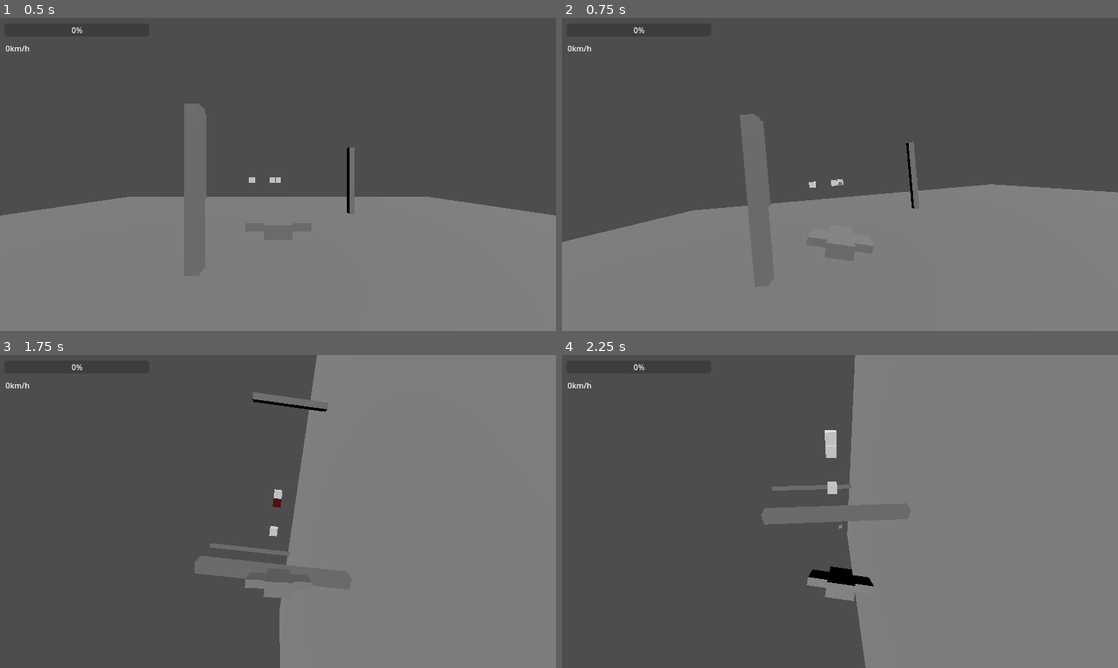
Above: before the commit, frames 1-4 (two rows, left to right).
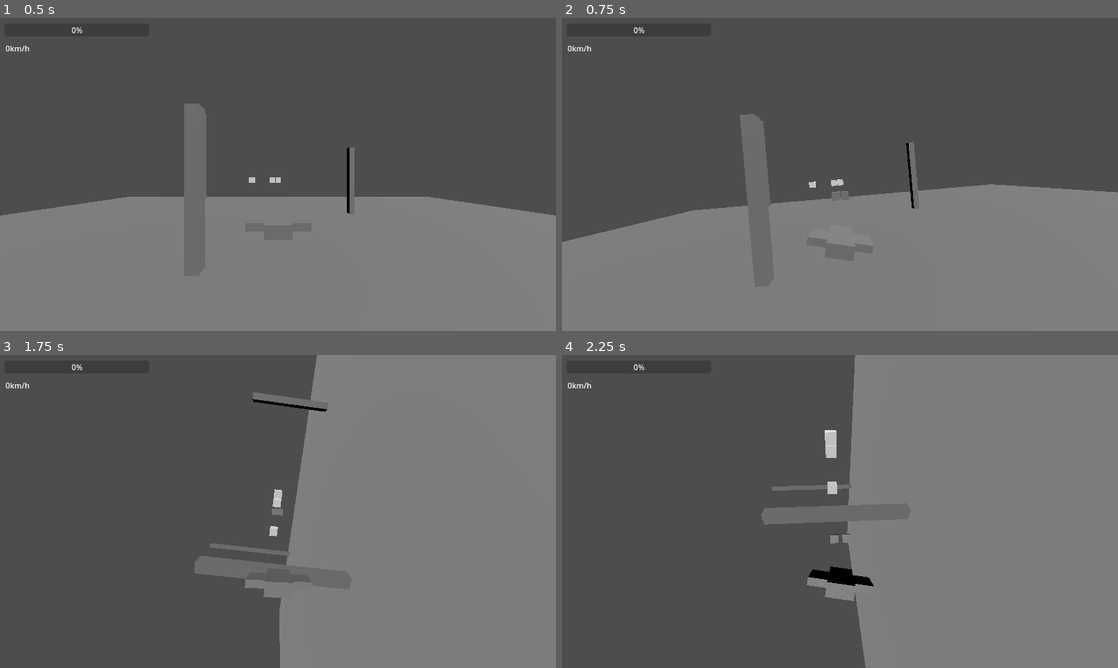
Above: after the commit, the same moments.

Repository: DnumdeYevoc/Plane-Game
Game: Godot game, scene res://Scenes/game.tscn
Same seed, same stepped clock (60 frames per second), same inputs: the game is played once before the commit and once after it. Before the commit the project starts from res://game.tscn.
Inputs (mouse positions are in pixels of both pictures, inside the frame that each line leads up to):
- Up to frame 1 (0.5 s): no input
- Up to frame 2 (0.75 s): move the mouse to (962, 158) at 0.52 s; hold E (roll_right) from 0.53 s (still down); hold Space (turbo) from 0.53 s (still down); click (962, 158) at 0.6 s
- Up to frame 3 (1.75 s): move the mouse to (166, 527) at 1.27 s; release E (roll_right) at 1.28 s; release Space (turbo) at 1.28 s; hold W (pitch_down) from 1.28 s (still down); tap Space (turbo) at 1.35 s; click (166, 527) at 1.55 s
- Up to frame 4 (2.25 s): move the mouse to (895, 442) at 2.02 s; release W (pitch_down) at 2.03 s; hold E (roll_right) from 2.03 s (still down); hold Space (turbo) from 2.03 s (still down); click (895, 442) at 2.1 s

Frame 1 is identical in both runs. In frame 2, less than 0.1% of the frame differs, in the area x 48-52%, y 52-58%; in frame 3, less than 0.1%, in the area x 48-51%, y 45-52%; in frame 4, less than 0.1%.

Commit message:
added multiple barrels and organized

Diff:
--- a/finalproject/bullet.tres
+++ b/finalproject/Resources/bullet_template.tres
@@ -1,12 +1,12 @@
 [gd_resource type="Resource" load_steps=3 format=3 uid="uid://cyiy4vmnkqjxw"]
 
-[ext_resource type="Script" uid="uid://celgfdf3x0i2h" path="res://bullet_template.gd" id="1_v74cf"]
+[ext_resource type="Script" uid="uid://celgfdf3x0i2h" path="res://Scripts/bullet_template.gd" id="1_v74cf"]
 
 [sub_resource type="BoxMesh" id="BoxMesh_l0ul8"]
 
 [resource]
 script = ExtResource("1_v74cf")
-speed = 300
+speed = 100
 mesh = SubResource("BoxMesh_l0ul8")
 damage = 10
 explode = false
--- /dev/null
+++ b/finalproject/Resources/plane_template.tres
@@ -0,0 +1,26 @@
+[gd_resource type="Resource" load_steps=3 format=3 uid="uid://bkkxvevnoj7ks"]
+
+[ext_resource type="Resource" uid="uid://cyiy4vmnkqjxw" path="res://Resources/bullet_template.tres" id="1_gpx0c"]
+[ext_resource type="Script" uid="uid://03ic7s02j0yp" path="res://Scripts/plane_template.gd" id="2_6bysm"]
+
+[resource]
+script = ExtResource("2_6bysm")
+max_speed = 80.0
+acceleration = 0.6
+deceleration = 0.3
+pitch_speed = 1.0
+yaw_speed = 2.0
+roll_speed = 2.0
+sharp_steering = 8.0
+three_input_steering = true
+fov = 90.0
+turbo = true
+turbo_strength = 1.5
+turbo_max = 3.0
+turbo_reload_speed = 1.0
+pivotable_gun = false
+shot_range = 200
+aim_assist_radius = 3
+barrel_amount = 2
+barrel_spread = 1.5
+bullet_type = ExtResource("1_gpx0c")
--- /dev/null
+++ b/finalproject/Scenes/bullet.tscn
@@ -0,0 +1,11 @@
+[gd_scene load_steps=4 format=3 uid="uid://bt1r0eadydri3"]
+
+[ext_resource type="Script" uid="uid://bqgv6pm7pnmb3" path="res://Scripts/bullet.gd" id="1_oduel"]
+[ext_resource type="Resource" uid="uid://cyiy4vmnkqjxw" path="res://Resources/bullet_template.tres" id="2_ycag2"]
+
+[sub_resource type="BoxMesh" id="BoxMesh_rtl8c"]
+
+[node name="Bullet" type="MeshInstance3D"]
+mesh = SubResource("BoxMesh_rtl8c")
+script = ExtResource("1_oduel")
+resource = ExtResource("2_ycag2")
--- a/finalproject/game.tscn
+++ b/finalproject/Scenes/game.tscn
@@ -1,7 +1,7 @@
 [gd_scene load_steps=5 format=3 uid="uid://dxk644sdwqkir"]
 
-[ext_resource type="PackedScene" uid="uid://b6713dtnbcff" path="res://plane.tscn" id="1_80nbo"]
-[ext_resource type="PackedScene" uid="uid://djt0rltwg8ngs" path="res://other_player.tscn" id="2_e2o6t"]
+[ext_resource type="PackedScene" uid="uid://b6713dtnbcff" path="res://Scenes/plane.tscn" id="1_qxrlw"]
+[ext_resource type="PackedScene" uid="uid://djt0rltwg8ngs" path="res://Scenes/other_player.tscn" id="2_wrm1d"]
 
 [sub_resource type="PlaneMesh" id="PlaneMesh_e2o6t"]
 size = Vector2(50, 50)
@@ -44,14 +44,14 @@
 [node name="DirectionalLight3D" type="DirectionalLight3D" parent="Test Environment"]
 transform = Transform3D(0.146447, -0.853553, 0.5, 0.5, 0.5, 0.707107, -0.853553, 0.146447, 0.5, 0, 16.6403, 0)
 
-[node name="PlaneV4" parent="." instance=ExtResource("1_80nbo")]
+[node name="PlaneV4" parent="." instance=ExtResource("1_qxrlw")]
 transform = Transform3D(1, 0, 0, 0, 1, 0, 0, 0, 1, 0, 20, 0)
 
-[node name="OtherPlayer" parent="." instance=ExtResource("2_e2o6t")]
+[node name="OtherPlayer" parent="." instance=ExtResource("2_wrm1d")]
 transform = Transform3D(2, 0, 0, 0, 2, 0, 0, 0, 2, 0, 19.9806, -60.1549)
 
-[node name="OtherPlayer2" parent="." instance=ExtResource("2_e2o6t")]
+[node name="OtherPlayer2" parent="." instance=ExtResource("2_wrm1d")]
 transform = Transform3D(2, 0, 0, 0, 2, 0, 0, 0, 2, -2.2035, 19.9806, -60.1549)
 
-[node name="OtherPlayer3" parent="." instance=ExtResource("2_e2o6t")]
+[node name="OtherPlayer3" parent="." instance=ExtResource("2_wrm1d")]
 transform = Transform3D(2, 0, 0, 0, 2, 0, 0, 0, 2, -9.90426, 19.9806, -60.1549)
--- a/finalproject/other_player.tscn
+++ b/finalproject/Scenes/other_player.tscn
@@ -1,6 +1,6 @@
 [gd_scene load_steps=4 format=3 uid="uid://djt0rltwg8ngs"]
 
-[ext_resource type="Script" uid="uid://wld0nh20bnq3" path="res://other_player.gd" id="1_udq41"]
+[ext_resource type="Script" uid="uid://wld0nh20bnq3" path="res://Scripts/other_player.gd" id="1_udq41"]
 
 [sub_resource type="BoxShape3D" id="BoxShape3D_fsqd6"]
 
--- a/finalproject/plane.tscn
+++ b/finalproject/Scenes/plane.tscn
@@ -1,8 +1,8 @@
 [gd_scene load_steps=8 format=3 uid="uid://b6713dtnbcff"]
 
-[ext_resource type="Script" uid="uid://ce5d0x4sl3t4g" path="res://plane_controller.gd" id="1_f3srd"]
-[ext_resource type="Script" uid="uid://6dqxvuqamtge" path="res://3rd_person_cam.gd" id="2_dpar4"]
-[ext_resource type="Resource" uid="uid://cyiy4vmnkqjxw" path="res://bullet.tres" id="2_nqs3l"]
+[ext_resource type="Script" uid="uid://ce5d0x4sl3t4g" path="res://Scripts/plane_controller.gd" id="1_f3srd"]
+[ext_resource type="Resource" uid="uid://bkkxvevnoj7ks" path="res://Resources/plane_template.tres" id="2_7e1cs"]
+[ext_resource type="Script" uid="uid://6dqxvuqamtge" path="res://Scripts/3rd_person_cam.gd" id="2_dpar4"]
 
 [sub_resource type="BoxMesh" id="BoxMesh_5t0eu"]
 size = Vector3(1, 0.5, 2)
@@ -17,10 +17,7 @@
 
 [node name="Plane" type="CharacterBody3D"]
 script = ExtResource("1_f3srd")
-shot_range = 200
-aim_assist_radius = 5
-pivotable_gun = false
-bullet_type = ExtResource("2_nqs3l")
+plane_type = ExtResource("2_7e1cs")
 
 [node name="Model" type="MeshInstance3D" parent="."]
 transform = Transform3D(-1, 0, -8.74228e-08, 0, 1, 0, 8.74228e-08, 0, -1, 0, 0, 0.095099)
@@ -35,7 +32,7 @@
 shape = SubResource("BoxShape3D_uw3ql")
 
 [node name="AimCast" type="ShapeCast3D" parent="."]
-transform = Transform3D(1, 0, 0, 0, 1, 0, 0, 0, 1, 0, 0, -5)
+transform = Transform3D(1, 0, 0, 0, 1, 0, 0, 0, 1, 0, 0, -7)
 shape = SubResource("SphereShape3D_dpar4")
 target_position = Vector3(0, 0, 0)
 
--- a/finalproject/3rd_person_cam.gd
+++ b/finalproject/Scripts/3rd_person_cam.gd
@@ -4,6 +4,5 @@
 @export var movement_sharpness := 6
 
 func _process(delta: float) -> void:
-
 	global_position = lerp(global_position, target.global_position, movement_sharpness*delta)
 	transform.basis = lerp(transform.basis, target.transform.basis, movement_sharpness *delta)
--- a/finalproject/bullet.gd
+++ b/finalproject/Scripts/bullet.gd
@@ -1,33 +1,32 @@
 extends MeshInstance3D
 var vel : Vector3
+
+@export var resource : Resource
 
 var speed : int
 var target_pos := Vector3.ZERO
 var end_pos:= Vector3.ZERO
+
 var explode : bool
 var damage : int
 var homing : bool
-@export var resource : Resource
-
-
 
 var dir : Vector3
 var h_cooldown : int
 var target : Node3D
 func _ready() -> void:
-	speed = resource.speed
+	speed += resource.speed
 	mesh = resource.mesh
 	damage = resource.damage
 	explode = resource.explode
 	homing = resource.homing
 
-func hit(tar):
+func shoot(tar):
 	target = tar
 	target_pos = tar.position
 
-
 func _process(delta: float) -> void:
-
+	#homing
 	if homing and target != null:
 		dir = position.direction_to(target.global_position)
 	elif target == null:
@@ -36,22 +35,22 @@
 		#FIX NON HOMING ??
 		dir = position.direction_to(target_pos)
 
-
 	vel = dir *speed *delta
 
 	if target != null:
+		#change this to timer and not distance
 		if (global_position+vel).distance_to(target.global_position)<2:
-
 			target.hit(damage)
 			end()
 
+	#change this to timer and not distance for htiscan
 	if (global_position+vel).distance_to(end_pos)<speed/6:
 		end()
 
 	position += vel
 
 func end():
-	#add explsoion animation
+	#add explsoion animation/ particles
 	if explode:
 		#await
 		pass
--- a/finalproject/plane_controller.gd
+++ b/finalproject/Scripts/plane_controller.gd
@@ -1,114 +1,149 @@
 extends CharacterBody3D
 
-@export var max_speed := 80.0
-@export var acceleration := 0.6
-@export var deceleration := 0.3
+@export var plane_type : Resource
+#customizable variables by type
+#handling
+var max_speed : float
+var acceleration : float
+var deceleration : float
 
-@export var pitch_speed := 1.0
-@export var yaw_speed := 2.0
-@export var roll_speed := 2.0
+var pitch_speed : float
+var yaw_speed : float
+var roll_speed : float
 
-@export var sharp_steering := 8
-@export var three_input_steering := true
-@export var fov := 90.0
+var sharp_steering : float
+var three_input_steering := true
 
-@export var turbo:= true
+var fov : float
 
-@export var turbo_strength:= 1.5 #your new top speed = top speed * turbo strength
-@export var turbo_max:= 3.0
-@export var turbo_reload_speed:= 1.0
-@export var turbo_cooldown := 100
+#turbo
+var turbo: bool
+var turbo_strength : float #your turbo speed = top speed * turbo strength
+var turbo_max : float
+var turbo_reload_speed: float
 
-@export var shot_range := 100
+#shooting
+var shot_range : int
+var pivotable_gun : bool
+var barrel_amount : int
+var barrel_spread : float
+var bullet_type : Resource
 
-@export var shot_damage := 100
-@export var aim_assist_radius := 3
-@export var pivotable_gun := true
-@export var bullet_type : Resource
-
+#non-customizeable variables
 var pitch_input := 0.0
 var yaw_input := 0.0
 var roll_input := 0.0
 
 var cur_speed := 0.0
 
+#children
 @onready var cam: Camera3D = $"3rdPersonCam/Camera3D"
 @onready var turbo_meter: ProgressBar = $TurboMeter
 @onready var speed_label: Label = $Speed
 @onready var aim_cast: = $AimCast
 @onready var projectile_manager: Node3D = $ProjectileManager
 
-@onready var bullet_scene = preload("res://bullet.tscn")
+#scenes
+@onready var bullet_scene = preload("res://Scenes/bullet.tscn")
 
+#ultity variables
 var target : Node3D
+
+var screen_center : Vector2
+
 var t_cooldown := 0
 var h_cooldown := 0
-var screen_center : Vector2
-var shot_delay := 10
+
 func _ready() -> void:
+	#set variables from resource
+	max_speed = plane_type.max_speed
+	acceleration = plane_type.acceleration
+	deceleration = plane_type.deceleration
+	pitch_speed = plane_type.pitch_speed
+	yaw_speed = plane_type.yaw_speed
+	roll_speed = plane_type.roll_speed
+	sharp_steering = plane_type.sharp_steering
+	three_input_steering = plane_type.three_input_steering
+	fov = plane_type.fov
+	turbo = plane_type.turbo
+	turbo_strength = plane_type.turbo_strength
+	turbo_max = plane_type.turbo_max
+	turbo_reload_speed = plane_type.turbo_reload_speed
+	pivotable_gun = plane_type.pivotable_gun
+	shot_range = plane_type.shot_range
+	aim_cast.shape.radius = plane_type.aim_assist_radius
+	barrel_amount = plane_type.barrel_amount
+	barrel_spread = plane_type.barrel_spread
+	bullet_type = plane_type.bullet_type
 
+	#set other values
 	cam.fov = fov
+
 	max_speed /= 4
+
 	if turbo:
 		turbo_meter.max_value = turbo_max
 		turbo_meter.size.x= turbo_max*100
 		turbo_meter.value = 0.0
-		t_cooldown = turbo_cooldown
+		t_cooldown = 100
+
+	#non-pivotable settings
+	if pivotable_gun == false:
+		aim_cast.target_position = Vector3(0,0,-shot_range)
+	#pivotable settings
 
 
-	aim_cast.shape.radius = aim_assist_radius
-
-	if pivotable_gun:
-		aim_cast.position.z = 0
-	else:
-		aim_cast.position.z = -10
-		aim_cast.target_position = Vector3(0,0,-shot_range)
-
+	#set screen_center
 	screen_center = cam.get_viewport().size /2.0
 	get_tree().root.size_changed.connect(_on_viewport_size_changed)
-
 func _on_viewport_size_changed():
 	screen_center = cam.get_viewport().size /2.0
 
 func get_input(delta):
+	#speed
 	if Input.is_action_pressed("speed_up"):
 		cur_speed = lerp(cur_speed, max_speed, acceleration *delta)
 	if Input.is_action_pressed("slow_down"):
 		cur_speed = lerp(cur_speed, 0.0, deceleration *delta)
-
 	#turbo
 	if turbo:
-		if t_cooldown ==0:
+		if t_cooldown <=0:
 			if Input.is_action_pressed("turbo"):
 					turbo_meter.value -= acceleration*delta
 					cur_speed = lerp(cur_speed, max_speed*turbo_strength, acceleration *delta)
 					cam.fov = lerp(cam.fov, fov + 20.0, acceleration*2 *delta)
+
+					#if empty meter
 					if turbo_meter.value <= 0:
-						t_cooldown = turbo_cooldown
+						t_cooldown = 100
+			#reload meter
 			elif turbo_meter.value != turbo_meter.max_value:
 				turbo_meter.value += turbo_reload_speed*delta
-
 	#turbo cooldown
 	if Input.is_action_just_released("turbo"):
-		t_cooldown = turbo_cooldown
+		t_cooldown = 100
 	if t_cooldown:
+		#reverse effects
 		t_cooldown -=1
 		cur_speed = lerp(cur_speed, clamp(max_speed,0,cur_speed), acceleration *delta)
 		cam.fov = lerp(cam.fov, fov, acceleration*4 *delta)
 	if t_cooldown == 1:
+		#end effects
 		cur_speed = clamp(max_speed,0,cur_speed)
 		cam.fov = fov
 
+	#get rotation input
 	pitch_input = lerp(pitch_input, Input.get_action_strength("pitch_up")-Input.get_action_strength("pitch_down"), sharp_steering*delta)
 	yaw_input = lerp(yaw_input, Input.get_action_strength("yaw_left")-Input.get_action_strength("yaw_right"), sharp_steering*delta)
+
 	if three_input_steering:
 		roll_input = lerp(roll_input, Input.get_action_strength("roll_left")-Input.get_action_strength("roll_right"), sharp_steering*delta)
 	else:
+		#two input steering
 		yaw_speed = 0.4*roll_speed
 		roll_input = yaw_input
 
 	#hit scan shooting
-	#ADD VARIABLE AMOUNTS OF GUNS
 	if pivotable_gun:
 		#FIX DIS
 		var rel_mouse_pos = (screen_center -get_viewport().get_mouse_position())/screen_center
@@ -117,27 +152,31 @@
 
 	if Input.is_action_just_pressed("shoot"):
 		#bullet
-		var bullet = bullet_scene.instantiate()
-		bullet.resource = bullet_type
-		bullet.position = position
-		bullet.rotation = rotation
-		bullet.end_pos = to_global(aim_cast.target_position)
+		if barrel_amount >0:
+			for barrel in barrel_amount:
+				var bullet = bullet_scene.instantiate()
 
-		if aim_cast.is_colliding():
-			target = aim_cast.get_collider(0)
+				bullet.resource = bullet_type
+				bullet.position = position
+				bullet.rotation = rotation
+				bullet.position = to_global(to_local(bullet.position) + Vector3((barrel+0.5 - barrel_amount/2)*barrel_spread,0,0))
+				bullet.end_pos =  to_global(aim_cast.target_position+Vector3((barrel+0.5 - barrel_amount/2)*barrel_spread,0,0))
+				bullet.speed = cur_speed
 
-			if target.is_in_group("bullet_collision"):
+				if aim_cast.is_colliding():
+					target = aim_cast.get_collider(0)
+					if target.is_in_group("bullet_collision"):
+						bullet.shoot(target)
 
-				bullet.hit(target)
-
-		projectile_manager.add_child(bullet)
-
+				projectile_manager.add_child(bullet)
 
 func _physics_process(delta: float) -> void:
 	#input
 	get_input(delta)
 
+	#UI
 	speed_label.text = str(int(cur_speed*4))+ "km/h"
+
 	#rotate
 	transform.basis = transform.basis.rotated(transform.basis.z, roll_input*roll_speed*delta)
 	transform.basis = transform.basis.rotated(transform.basis.x, pitch_input*pitch_speed*delta)
@@ -146,5 +185,4 @@
 
 	#move forward
 	velocity = -transform.basis.z*cur_speed
-
 	move_and_slide()
--- /dev/null
+++ b/finalproject/Scripts/plane_template.gd
@@ -0,0 +1,33 @@
+extends Resource
+
+#handling
+@export var max_speed : float #in km/h
+@export var acceleration : float
+@export var deceleration : float
+
+@export var pitch_speed : float
+@export var yaw_speed : float
+@export var roll_speed : float
+
+@export var sharp_steering : float
+@export var three_input_steering := true
+
+@export var fov : float
+
+#turbo
+@export var turbo: bool
+@export var turbo_strength : float #your turbo speed = top speed * turbo strength
+@export var turbo_max : float
+@export var turbo_reload_speed: float
+
+#shooting
+@export var pivotable_gun : bool
+
+#hitscan
+@export var shot_range : int
+@export var aim_assist_radius : int
+
+#projectile
+@export_range(0,10) var barrel_amount : int
+@export var barrel_spread : float
+@export var bullet_type : Resource
--- a/finalproject/bullet.tscn
+++ /dev/null
@@ -1,11 +0,0 @@
-[gd_scene load_steps=4 format=3 uid="uid://bt1r0eadydri3"]
-
-[ext_resource type="Script" uid="uid://bqgv6pm7pnmb3" path="res://bullet.gd" id="1_v8qja"]
-[ext_resource type="Resource" uid="uid://cyiy4vmnkqjxw" path="res://bullet.tres" id="2_t4vbm"]
-
-[sub_resource type="BoxMesh" id="BoxMesh_rtl8c"]
-
-[node name="Bullet" type="MeshInstance3D"]
-mesh = SubResource("BoxMesh_rtl8c")
-script = ExtResource("1_v8qja")
-resource = ExtResource("2_t4vbm")
Renamed: finalproject/3rd_person_cam.gd.uid -> finalproject/Scripts/3rd_person_cam.gd.uid
Renamed: finalproject/bullet.gd.uid -> finalproject/Scripts/bullet.gd.uid
Renamed: finalproject/bullet_template.gd -> finalproject/Scripts/bullet_template.gd
Renamed: finalproject/bullet_template.gd.uid -> finalproject/Scripts/bullet_template.gd.uid
Renamed: finalproject/other_player.gd -> finalproject/Scripts/other_player.gd
Renamed: finalproject/other_player.gd.uid -> finalproject/Scripts/other_player.gd.uid
Renamed: finalproject/plane_controller.gd.uid -> finalproject/Scripts/plane_controller.gd.uid
Not shown, added: finalproject/Scripts/plane_template.gd.uid
